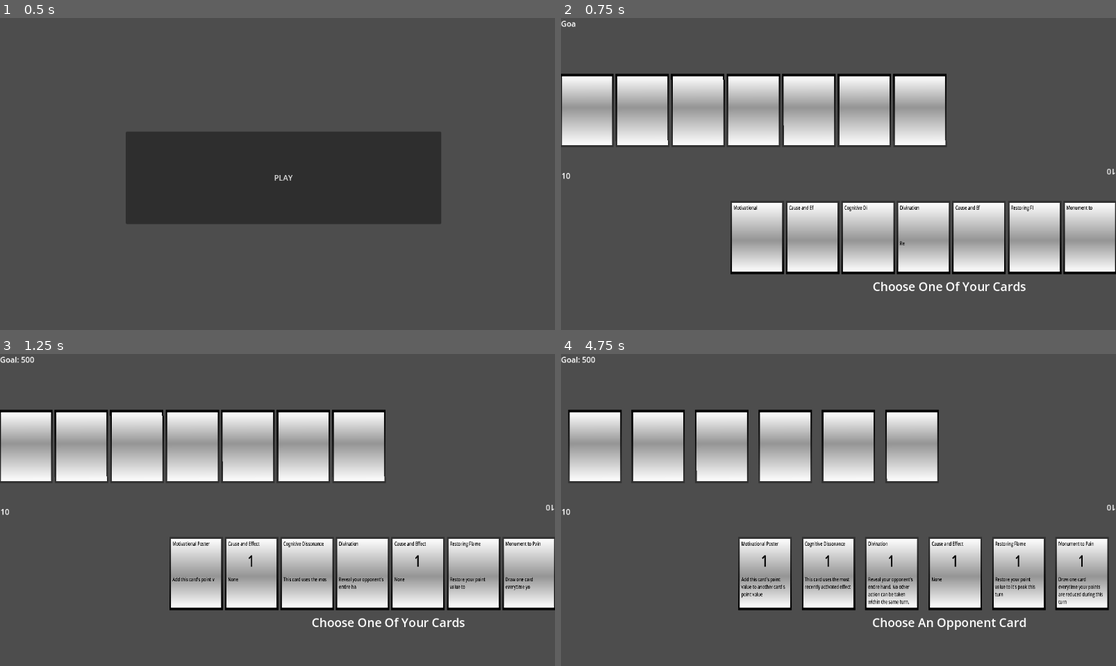
Above: before the commit, frames 1-4 (two rows, left to right).
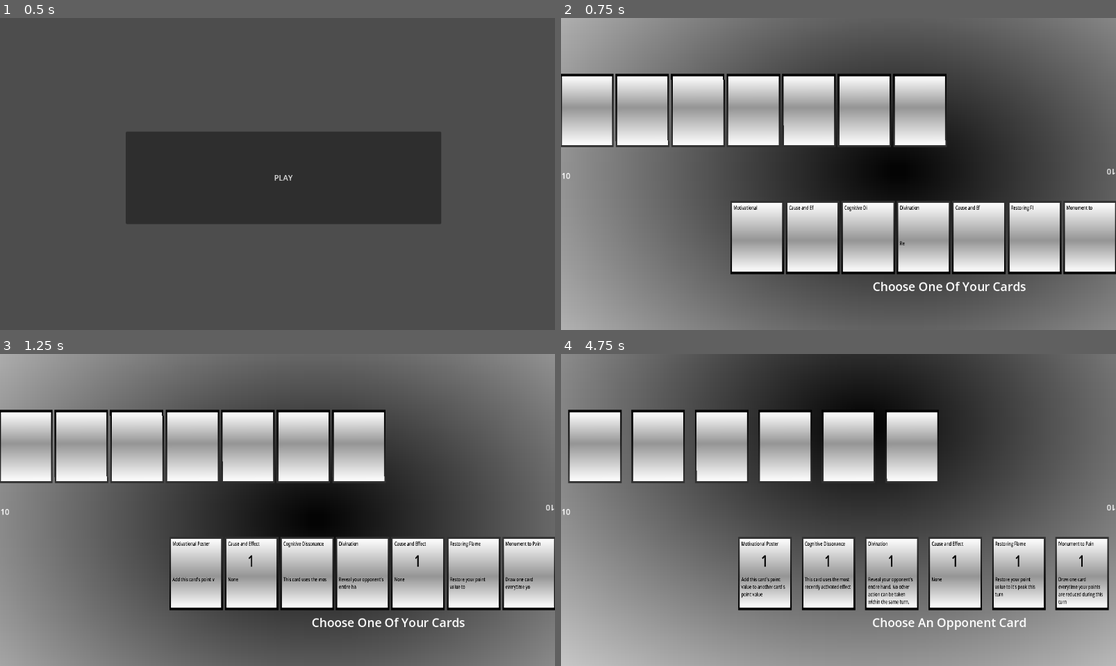
Above: after the commit, the same moments.

Repository: Odeguy/cardgameagain
Game: Godot game, scene res://menu.tscn
Same seed, same stepped clock (60 frames per second), same inputs: the game is played once before the commit and once after it.
Inputs (mouse positions are in pixels of both pictures, inside the frame that each line leads up to):
- Up to frame 1 (0.5 s): no input
- Up to frame 2 (0.75 s): click "PLAY" at 0.5 s
- Up to frame 3 (1.25 s): no input
- Up to frame 4 (4.75 s): move the mouse to (960, 494) at 1.27 s; click (960, 494) at 1.42 s; move the mouse to (727, 525) at 2.02 s; click (727, 525) at 2.17 s; tap Enter at 2.75 s; move the mouse to (894, 441) at 2.77 s; click (894, 441) at 2.92 s; tap Space at 3.5 s; move the mouse to (810, 572) at 3.52 s; click (810, 572) at 3.67 s; move the mouse to (1005, 556) at 4.27 s; click (1005, 556) at 4.42 s

Frame 1 is identical in both runs. In frame 2, 36% of the frame differs, in the area x 0-100%, y 0-100%; in frame 3, 35%; in frame 4, 47%.

Commit message:
added shader background

Diff:
--- /dev/null
+++ b/baclground_shader.gdshader
@@ -0,0 +1,15 @@
+shader_type canvas_item;
+
+void vertex() {
+  // Animate Sprite2D moving in big circle around its location
+  VERTEX += vec2(cos(TIME)*100.0, sin(TIME)*100.0);
+}
+
+void fragment() {
+	// Called for every pixel the material is visible on.
+}
+
+//void light() {
+//	// Called for every pixel for every light affecting the CanvasItem.
+//	// Uncomment to replace the default light processing function with this one.
+//}
--- a/game.tscn
+++ b/game.tscn
@@ -1,8 +1,32 @@
-[gd_scene load_steps=4 format=3 uid="uid://ck3irc8fvjtpf"]
+[gd_scene load_steps=12 format=3 uid="uid://ck3irc8fvjtpf"]
 
 [ext_resource type="Script" uid="uid://bahr0s57d8d0c" path="res://game_script.gd" id="1_80nbo"]
 [ext_resource type="PackedScene" uid="uid://vrwxklrkd5bf" path="res://table.tscn" id="2_e2o6t"]
 [ext_resource type="PackedScene" uid="uid://bovhxyo1qdewj" path="res://card.tscn" id="3_feb5d"]
+[ext_resource type="Shader" uid="uid://cneixsuocxih3" path="res://baclground_shader.gdshader" id="4_fc0e3"]
+
+[sub_resource type="ShaderMaterial" id="ShaderMaterial_7jktm"]
+shader = ExtResource("4_fc0e3")
+
+[sub_resource type="Gradient" id="Gradient_ryrav"]
+
+[sub_resource type="GradientTexture2D" id="GradientTexture2D_eow3j"]
+gradient = SubResource("Gradient_ryrav")
+fill = 1
+fill_from = Vector2(0.5, 0.5)
+
+[sub_resource type="NoiseTexture2D" id="NoiseTexture2D_j5wjh"]
+
+[sub_resource type="Gradient" id="Gradient_vef74"]
+
+[sub_resource type="GradientTexture2D" id="GradientTexture2D_hve3p"]
+gradient = SubResource("Gradient_vef74")
+
+[sub_resource type="CanvasTexture" id="CanvasTexture_mfdv2"]
+diffuse_texture = SubResource("GradientTexture2D_eow3j")
+normal_texture = SubResource("NoiseTexture2D_j5wjh")
+specular_texture = SubResource("GradientTexture2D_hve3p")
+specular_color = Color(1, 0.458824, 1, 1)
 
 [node name="Game" type="Node2D"]
 script = ExtResource("1_80nbo")
@@ -14,3 +38,11 @@
 offset_bottom = 31.0
 fit_content = true
 scroll_active = false
+
+[node name="TextureRect" type="TextureRect" parent="."]
+material = SubResource("ShaderMaterial_7jktm")
+offset_left = -240.0
+offset_top = -362.0
+offset_right = 1490.0
+offset_bottom = 861.0
+texture = SubResource("CanvasTexture_mfdv2")
Not shown, added: baclground_shader.gdshader.uid
